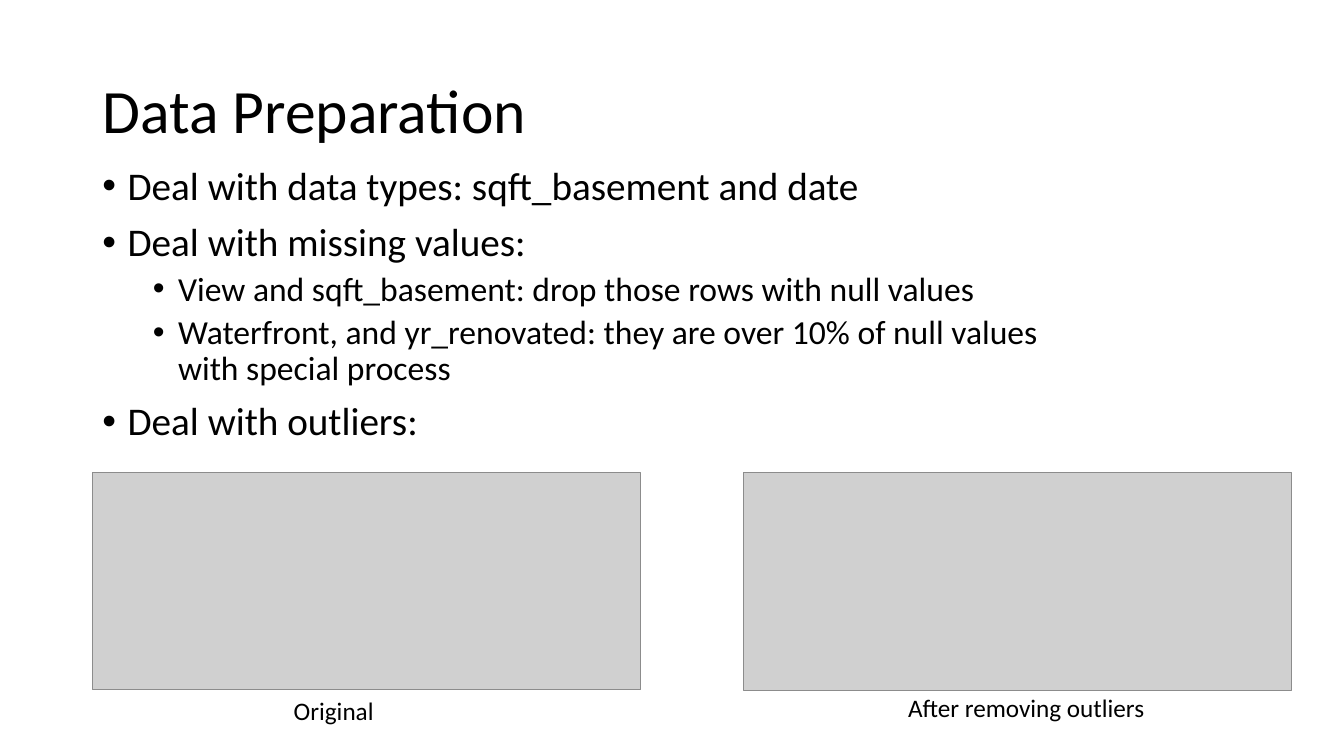
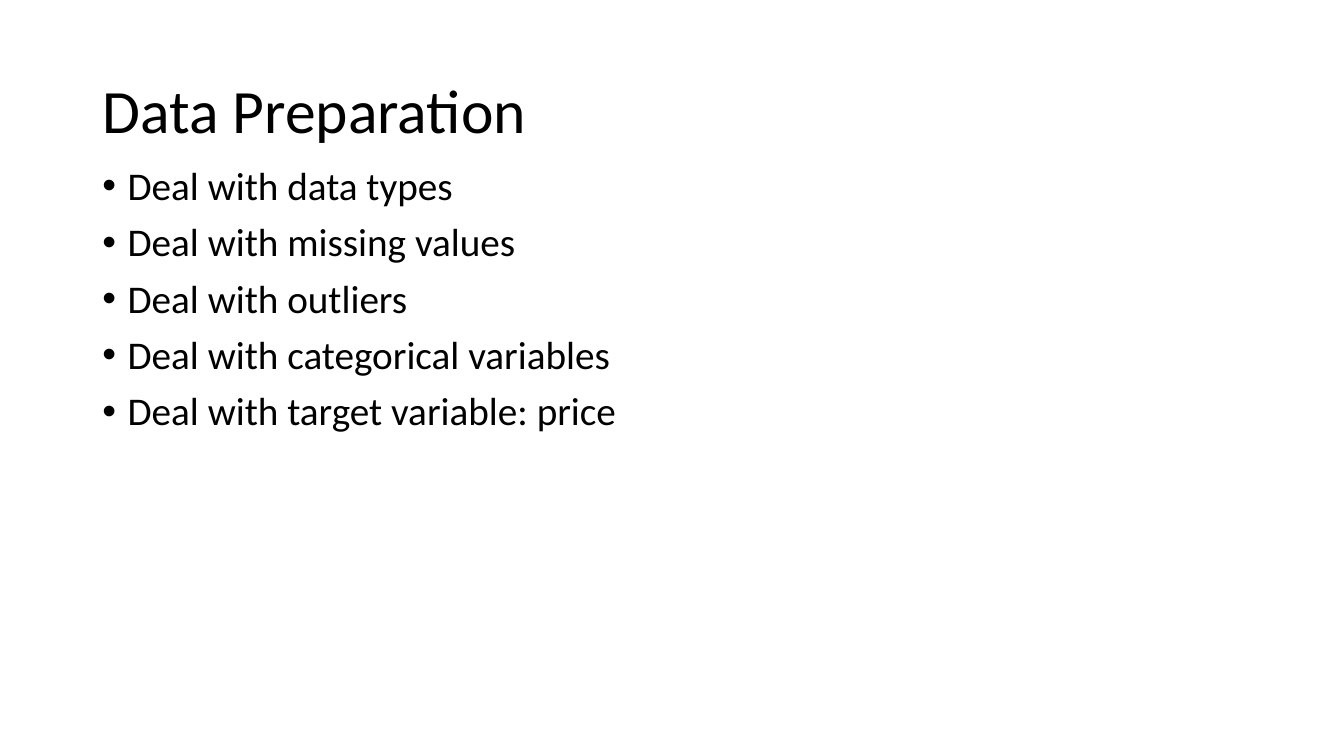
Before and after one commit to learn-co-curriculum/dsc-phase-2-project, a slide deck: slide 5 of Presentation_project2.pptx. Drawn at 1344x756 pixels with LibreOffice and Linux fonts; fonts in the diff are those of the drawing; grey boxes stand for pictures. Boxes give left, top, right and bottom in pixels: in the first picture for what was removed or moved away, otherwise in the second. Text is boxed around its words. In the diff, an @@ line names an element or a change of style, - is before the commit and + after.

```diff
--- a/Presentation_project2.pptx
+++ b/Presentation_project2.pptx
@@ text at bbox=[128, 172, 616, 432]: text changed; size 24 to 28 pt @@
-• Deal with data types: sqft_basement and date
-• Deal with missing values:
-  • View and sqft_basement: drop those rows with null values
-  • Waterfront, and yr_renovated: they are over 10% of null values with special process
-• Deal with outliers:
+• Deal with data types
+• Deal with missing values
+• Deal with outliers
+• Deal with categorical variables
+• Deal with target variable: price
@@ picture removed at bbox=[93, 473, 641, 691] @@
@@ picture removed at bbox=[744, 473, 1293, 691] @@
@@ text removed at bbox=[294, 702, 374, 725] @@
-Original
@@ text removed at bbox=[908, 699, 1144, 722] @@
-After removing outliers
```
Also in this commit, not shown: 2 other slides changed, 4 slides removed, 1 other file.
